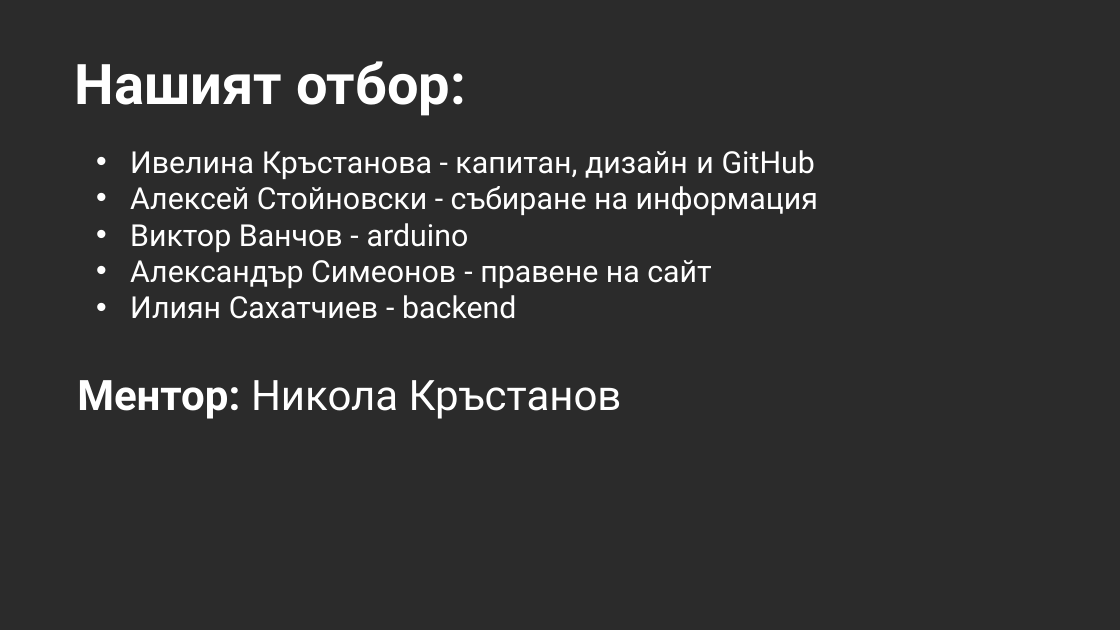
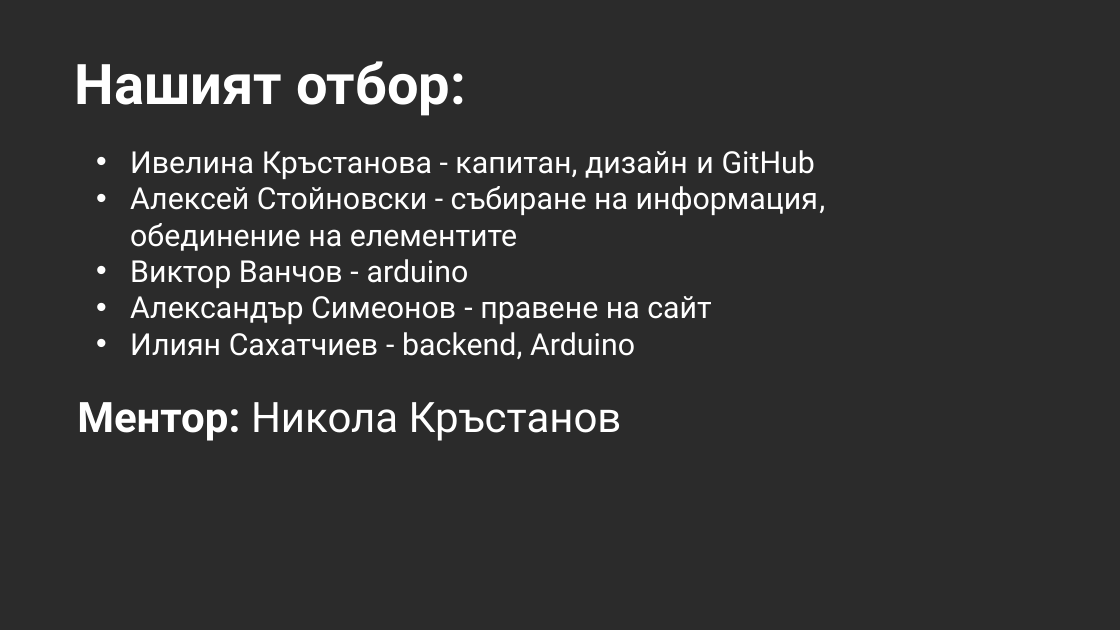
Before and after one commit to VicRattlehead502/Medicine-Man, a slide deck: slide 2 of Prezentaciq.pptx. Drawn at 1120x630 pixels with LibreOffice and Linux fonts; fonts in the diff are those of the drawing; background and template pictures are left out; a plain dark background stands for a picture behind light text. Boxes give left, top, right and bottom in pixels: in the first picture for what was removed or moved away, otherwise in the second. Text is boxed around its words. In the diff, an @@ line names an element or a change of style, - is before the commit and + after.

```diff
--- a/Prezentaciq.pptx
+++ b/Prezentaciq.pptx
@@ text at box(130, 186, 826, 251): text changed @@
-• Алексей Стойновски - събиране на информация
+• Алексей Стойновски - събиране на информация, обединение на елементите
@@ text at box(130, 332, 635, 359): text changed @@
-• Илиян Сахатчиев - backend
+• Илиян Сахатчиев - backend, Arduino
@@ text "Ментор: Никола Кръстанов": place and size @@
-text "Ментор: Никола Кръстанов" at box(77, 380, 622, 419)
+text "Ментор: Никола Кръстанов" at box(77, 402, 622, 441)
```
Also in this commit, not shown: 1 other slide changed, 8 slides added, 1 slide removed, 1 other file.
